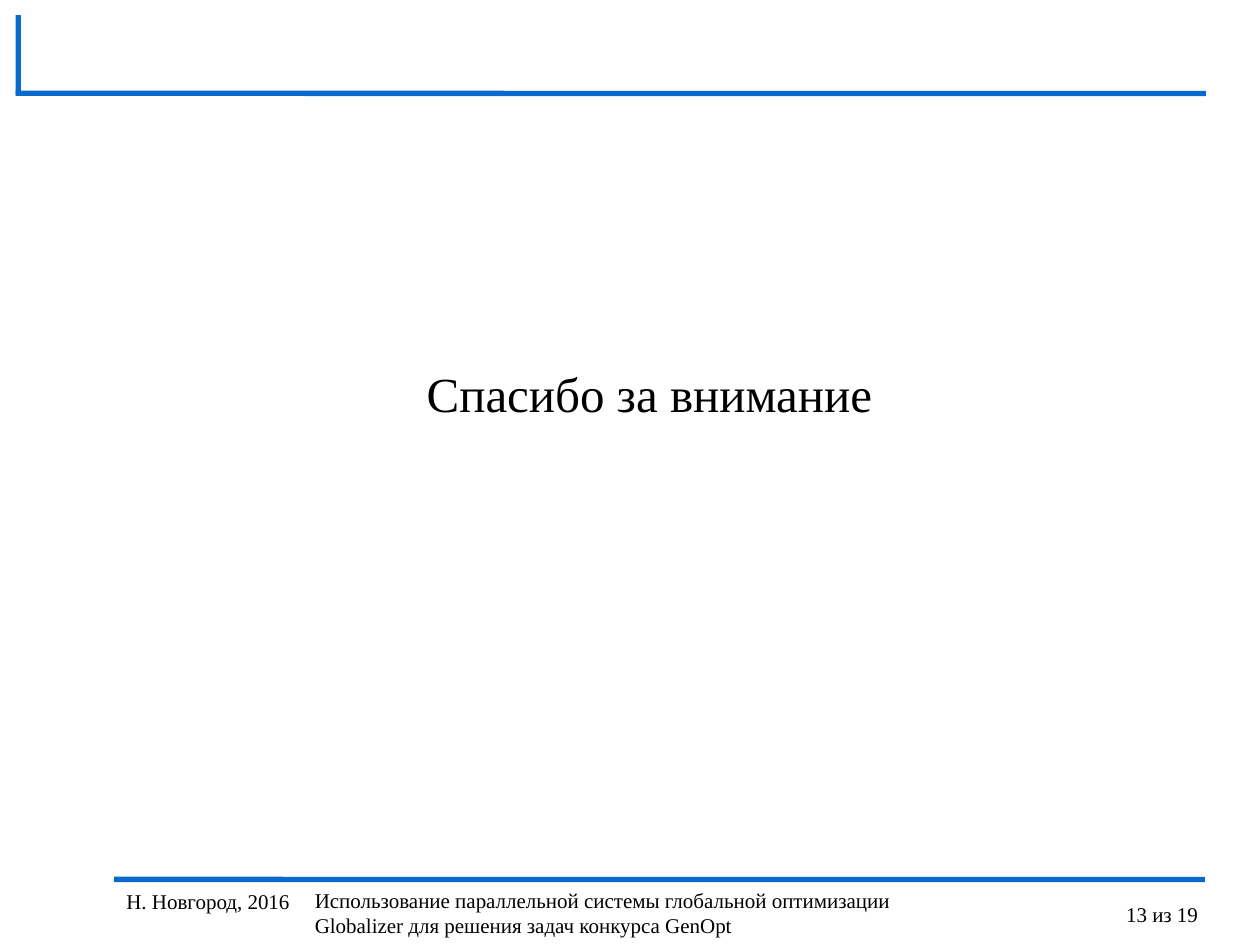
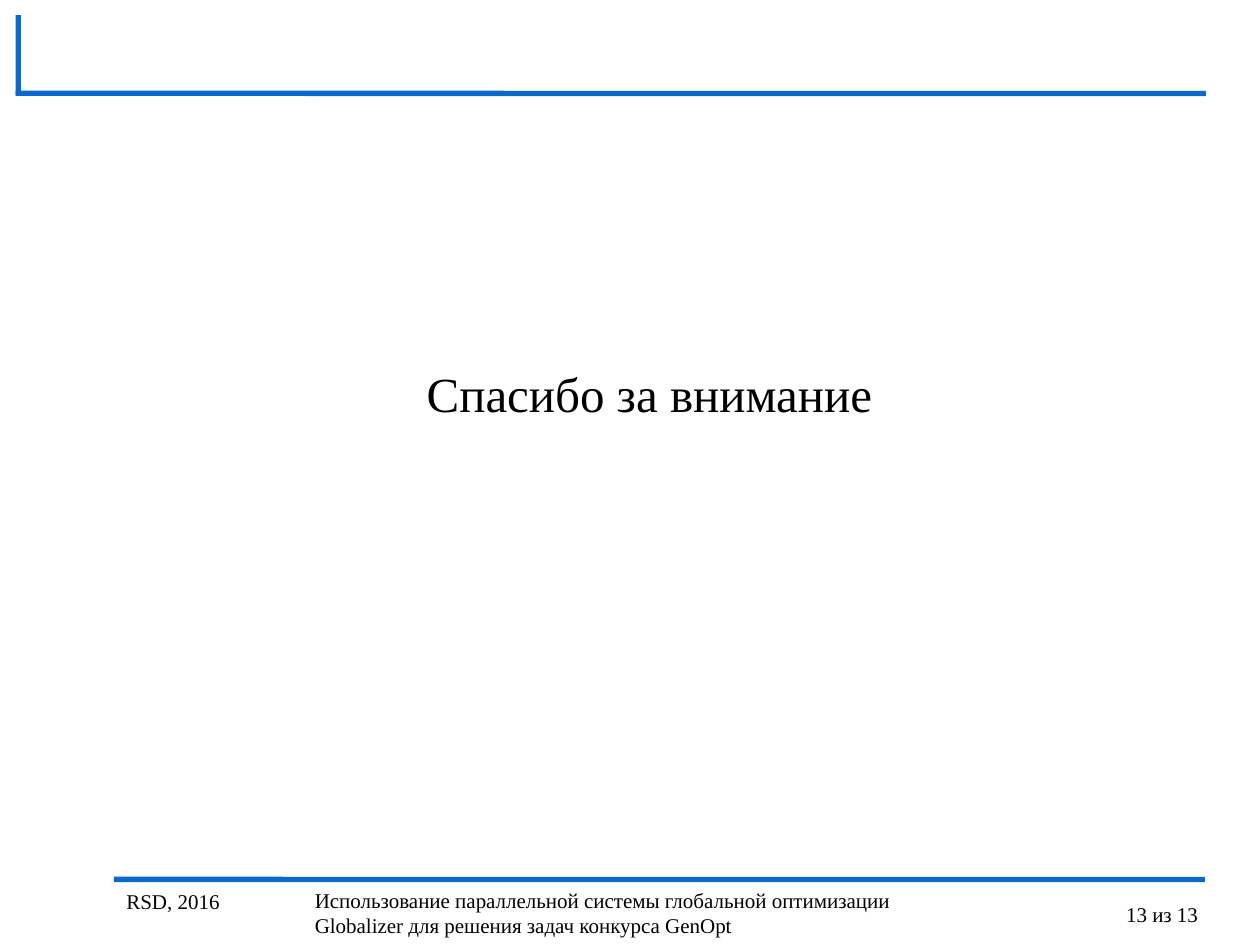
Before and after one commit to kabarkalov/GlobOptPapers, a slide deck: slide 13 of 2016/RSD/RSD_Sovrasov.odp. Drawn at 1260x945 pixels with LibreOffice and Linux fonts; fonts in the diff are those of the drawing; background and template pictures are left out. Boxes give left, top, right and bottom in pixels: in the first picture for what was removed or moved away, otherwise in the second. Text is boxed around its words. In the diff, an @@ line names an element or a change of style, - is before the commit and + after.

```diff
--- a/2016/RSD/RSD_Sovrasov.odp
+++ b/2016/RSD/RSD_Sovrasov.odp
@@ text at [126, 895, 220, 912]: text changed @@
-Н. Новгород, 2016
+RSD, 2016
@@ page number at [1126, 908, 1198, 923]: text changed @@
-13 из 19
+13 из 13
```
Also in this commit, not shown: 10 other slides changed, 2 slides added, 2 slides removed.
